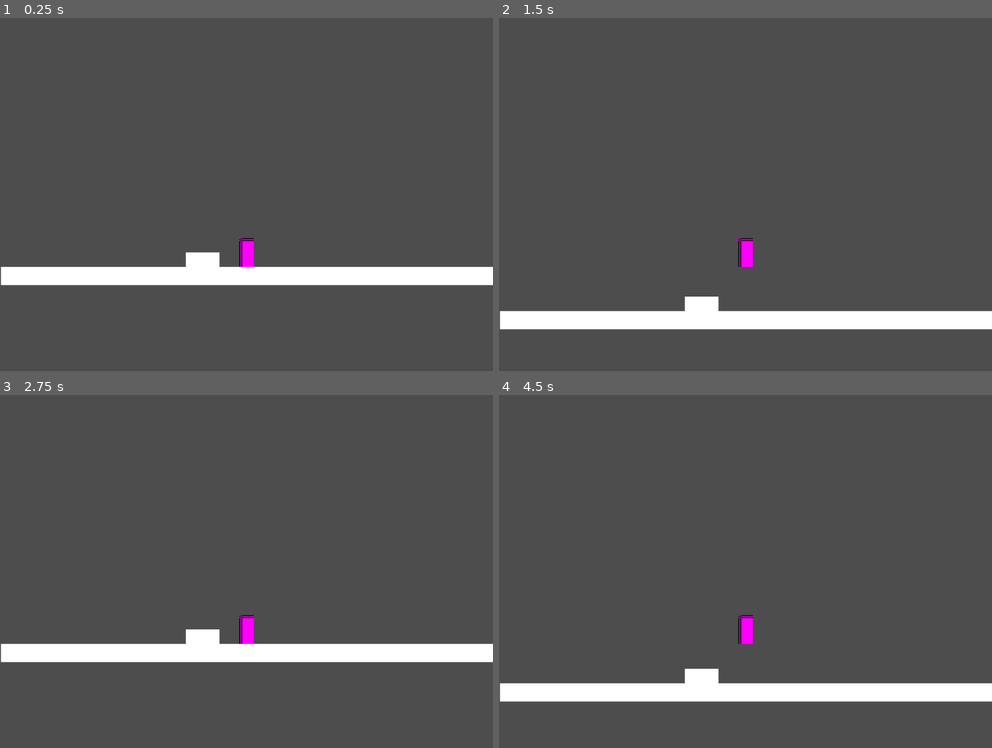
Above: before the commit, frames 1-4 (two rows, left to right).
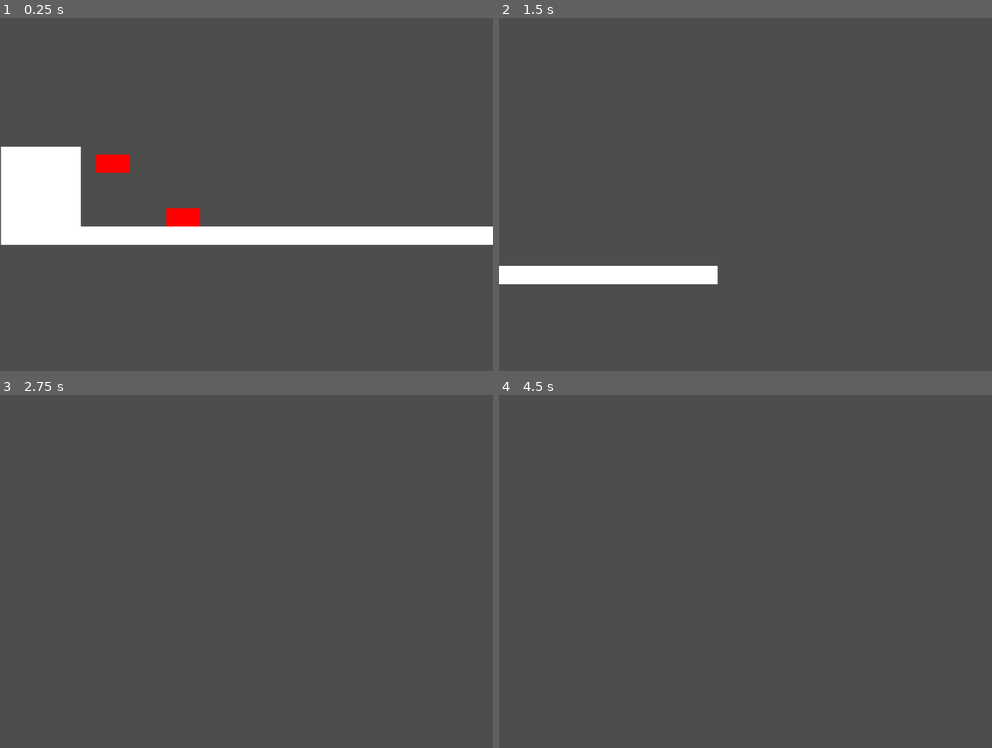
Above: after the commit, the same moments.

Repository: GildedBirch/hollow-santa
Game: Godot game, scene res://_meta/main/main.tscn
Same seed, same stepped clock (60 frames per second), same inputs: the game is played once before the commit and once after it.
Inputs:
- Up to frame 1 (0.25 s): no input
- Up to frame 2 (1.5 s): tap Enter (attack) at 0.5 s; hold Enter (attack) 0.53-1.28 s; hold D (right) from 0.53 s (still down); tap Space (jump, bound only after the commit) at 0.77, 0.8, 1.07, 1.35 s
- Up to frame 3 (2.75 s): tap Space (jump, bound only after the commit) at 1.52, 1.82, 2.3 s; tap Enter (attack) at 1.55 s; release D (right) at 2.03 s; hold A (left) from 2.03 s (still down); hold Enter (attack) from 2.03 s (still down)
- Up to frame 4 (4.5 s): tap Space (jump, bound only after the commit) at 2.75, 3.02, 3.32, 3.6, 3.77, 4.07 s; release A (left) at 2.78 s; release Enter (attack) at 2.78 s; hold D (right) 2.78-4.28 s; tap Enter (attack) at 2.85, 4.35 s; hold A (left) from 4.28 s (still down)

The runs differ from the first frame. In frame 1, 16% of the frame differs, in the area x 0-100%, y 36-76%; in frame 2, 8.2%; in frame 3, 5.9%; in frame 4, 5.9%.

Commit message:
SignalBus and player attack logic

Diff:
--- /dev/null
+++ b/_auto_load/signal_bus.gd
@@ -0,0 +1,9 @@
+extends Node
+
+
+var player: PlayerSignals = PlayerSignals.new()
+
+
+@warning_ignore_start("unused_signal")
+class PlayerSignals:
+	signal mana_gained(amount: int)
--- a/_components/attack/attack_component.gd
+++ b/_components/attack/attack_component.gd
@@ -1,6 +1,8 @@
 class_name AttackComponent
 extends Node
 
+
+signal hit_direction(dir: Vector2)
 
 enum AttackState {
 	IDLE,
@@ -14,16 +16,46 @@
 @export var right_area: Area2D
 
 var state: AttackState
+var target_top: Node2D = null
+var target_bottom: Node2D = null
+var target_left: Node2D = null
+var target_right: Node2D = null
 
 
-func _unhandled_key_input(event: InputEvent) -> void:
-	var hits: Array = []
-	if event.is_action_pressed(&"attack"):
-		if Input.is_action_pressed(&"up"):
-			hits = top_area.get_overlapping_bodies()
-		if Input.is_action_pressed(&"down"):
-			hits = bottom_area.get_overlapping_bodies()
-		if Input.is_action_pressed(&"left"):
-			hits = left_area.get_overlapping_bodies()
-		if Input.is_action_pressed(&"right"):
-			hits = right_area.get_overlapping_bodies()
+func _ready() -> void:
+	top_area.body_entered.connect(func(body: Node2D): target_top = body)
+	top_area.body_exited.connect(func(_body: Node2D): if top_area.get_overlapping_bodies().is_empty(): target_top = null)
+
+	bottom_area.body_entered.connect(func(body: Node2D): target_bottom = body)
+	bottom_area.body_exited.connect(func(_body: Node2D): if bottom_area.get_overlapping_bodies().is_empty(): target_bottom = null)
+
+	left_area.body_entered.connect(func(body: Node2D): target_left = body)
+	left_area.body_exited.connect(func(_body: Node2D): if left_area.get_overlapping_bodies().is_empty(): target_left = null)
+
+	right_area.body_entered.connect(func(body: Node2D): target_right = body)
+	right_area.body_exited.connect(func(_body: Node2D): if right_area.get_overlapping_bodies().is_empty(): target_right = null)
+
+
+func _unhandled_input(event: InputEvent) -> void:
+	if event.is_action_pressed(&"attack") and state == AttackState.IDLE:
+		var hit: Node2D = null
+		state = AttackState.ATTACKING
+		if Input.is_action_pressed(&"up") and target_top:
+			hit = target_top
+			if hit: hit_direction.emit(Vector2.UP)
+
+		if Input.is_action_pressed(&"down") and target_bottom:
+			hit = target_bottom
+			if hit: hit_direction.emit(Vector2.DOWN)
+
+		if Input.is_action_pressed(&"left") and target_left:
+			hit = target_left
+			if hit: hit_direction.emit(Vector2.LEFT)
+
+		if Input.is_action_pressed(&"right") and target_right:
+			hit = target_right
+			if hit: hit_direction.emit(Vector2.RIGHT)
+		state = AttackState.IDLE
+
+		if hit:
+			hit.take_damage(damage)
--- a/_meta/game_world/game_world.tscn
+++ b/_meta/game_world/game_world.tscn
@@ -1,9 +1,23 @@
-[gd_scene load_steps=3 format=3 uid="uid://btsm3ijw4prfp"]
+[gd_scene load_steps=6 format=3 uid="uid://btsm3ijw4prfp"]
 
 [ext_resource type="PackedScene" uid="uid://dhx1mamjvmf0r" path="res://player/player.tscn" id="1_v4005"]
 
 [sub_resource type="RectangleShape2D" id="RectangleShape2D_p7jxe"]
 size = Vector2(511, 19)
+
+[sub_resource type="RectangleShape2D" id="RectangleShape2D_ahg4f"]
+size = Vector2(83, 83)
+
+[sub_resource type="GDScript" id="GDScript_v4005"]
+script/source = "extends StaticBody2D
+
+
+func take_damage(_damage: int) -> void:
+	pass
+"
+
+[sub_resource type="RectangleShape2D" id="RectangleShape2D_v4005"]
+size = Vector2(35, 19)
 
 [node name="GameWorld" type="Node"]
 
@@ -20,11 +34,50 @@
 offset_right = 501.0
 offset_bottom = 9.0
 
-[node name="ColorRect2" type="ColorRect" parent="StaticBody2D"]
-offset_left = 182.0
-offset_top = -25.0
-offset_right = 217.0
-offset_bottom = -6.0
+[node name="StaticBody2D2" type="StaticBody2D" parent="."]
+position = Vector2(254, 493)
+
+[node name="CollisionShape2D" type="CollisionShape2D" parent="StaticBody2D2"]
+position = Vector2(31.5, -24.5)
+shape = SubResource("RectangleShape2D_ahg4f")
+
+[node name="ColorRect" type="ColorRect" parent="StaticBody2D2"]
+offset_left = -10.0
+offset_top = -66.0
+offset_right = 73.0
+offset_bottom = 17.0
+
+[node name="ColorRect2" type="ColorRect" parent="."]
+offset_left = 416.0
+offset_top = 491.0
+offset_right = 451.0
+offset_bottom = 510.0
+color = Color(1, 0, 0, 1)
+
+[node name="StaticBody2D" type="StaticBody2D" parent="ColorRect2"]
+collision_layer = 4
+collision_mask = 4
+script = SubResource("GDScript_v4005")
+
+[node name="CollisionShape2D" type="CollisionShape2D" parent="ColorRect2/StaticBody2D"]
+position = Vector2(17.5, 9.5)
+shape = SubResource("RectangleShape2D_v4005")
+
+[node name="ColorRect3" type="ColorRect" parent="."]
+offset_left = 343.0
+offset_top = 435.0
+offset_right = 378.0
+offset_bottom = 454.0
+color = Color(1, 0, 0, 1)
+
+[node name="StaticBody2D" type="StaticBody2D" parent="ColorRect3"]
+collision_layer = 4
+collision_mask = 4
+script = SubResource("GDScript_v4005")
+
+[node name="CollisionShape2D" type="CollisionShape2D" parent="ColorRect3/StaticBody2D"]
+position = Vector2(17.5, 9.5)
+shape = SubResource("RectangleShape2D_v4005")
 
 [node name="Player" parent="." instance=ExtResource("1_v4005")]
 position = Vector2(499, 497)
--- a/player/player.gd
+++ b/player/player.gd
@@ -1,25 +1,31 @@
+class_name Player
 extends CharacterBody2D
 
 
 const SPEED = 300.0
 const JUMP_VELOCITY = -400.0
+@onready var attack_component: AttackComponent = %AttackComponent
+
+
+func _ready() -> void:
+	attack_component.hit_direction.connect(_on_body_hit)
 
 
 func _physics_process(delta: float) -> void:
-	# Add the gravity.
 	if not is_on_floor():
 		velocity += get_gravity() * delta
 
-	# Handle jump.
-	if Input.is_action_just_pressed("ui_accept") and is_on_floor():
+	if Input.is_action_just_pressed("jump") and is_on_floor():
 		velocity.y = JUMP_VELOCITY
 
-	# Get the input direction and handle the movement/deceleration.
-	# As good practice, you should replace UI actions with custom gameplay actions.
-	var direction := Input.get_axis("ui_left", "ui_right")
+	var direction := Input.get_axis("left", "right")
 	if direction:
-		velocity.x = direction * SPEED
+		velocity.x =+ direction * SPEED
 	else:
-		velocity.x = move_toward(velocity.x, 0, SPEED)
+		velocity.x = move_toward(velocity.x, 0, 20)
 
 	move_and_slide()
+
+
+func _on_body_hit(dir: Vector2) -> void:
+	velocity = -dir * 450.0
--- a/player/player.tscn
+++ b/player/player.tscn
@@ -1,11 +1,18 @@
-[gd_scene load_steps=4 format=3 uid="uid://dhx1mamjvmf0r"]
+[gd_scene load_steps=7 format=3 uid="uid://dhx1mamjvmf0r"]
 
 [ext_resource type="Script" uid="uid://orik5ggmny4b" path="res://player/player.gd" id="1_oul6g"]
+[ext_resource type="PackedScene" uid="uid://hjrpjmji3sj7" path="res://_components/attack/attack_component.tscn" id="2_rkbax"]
 
 [sub_resource type="CapsuleShape2D" id="CapsuleShape2D_rkbax"]
 
 [sub_resource type="PlaceholderTexture2D" id="PlaceholderTexture2D_g1dw6"]
 size = Vector2(15, 30)
+
+[sub_resource type="RectangleShape2D" id="RectangleShape2D_oul6g"]
+size = Vector2(18, 34)
+
+[sub_resource type="RectangleShape2D" id="RectangleShape2D_rkbax"]
+size = Vector2(36, 20)
 
 [node name="Player" type="CharacterBody2D"]
 script = ExtResource("1_oul6g")
@@ -15,9 +22,56 @@
 shape = SubResource("CapsuleShape2D_rkbax")
 
 [node name="Sprite2D" type="Sprite2D" parent="."]
+visible = false
 position = Vector2(0, -15)
 texture = SubResource("PlaceholderTexture2D_g1dw6")
 
 [node name="Camera2D" type="Camera2D" parent="."]
-position = Vector2(0, -67)
+position = Vector2(0, -25)
 zoom = Vector2(2, 2)
+
+[node name="AttackComponent" parent="." node_paths=PackedStringArray("top_area", "bottom_area", "left_area", "right_area") instance=ExtResource("2_rkbax")]
+unique_name_in_owner = true
+top_area = NodePath("../HitAreas/TopArea")
+bottom_area = NodePath("../HitAreas/BottomArea")
+left_area = NodePath("../HitAreas/LeftArea")
+right_area = NodePath("../HitAreas/RightArea")
+
+[node name="HitAreas" type="Node2D" parent="."]
+
+[node name="TopArea" type="Area2D" parent="HitAreas"]
+position = Vector2(0, -48)
+collision_layer = 4
+collision_mask = 4
+input_pickable = false
+
+[node name="CollisionShape2D" type="CollisionShape2D" parent="HitAreas/TopArea"]
+shape = SubResource("RectangleShape2D_oul6g")
+
+[node name="BottomArea" type="Area2D" parent="HitAreas"]
+position = Vector2(0, 11)
+collision_layer = 4
+collision_mask = 4
+input_pickable = false
+
+[node name="CollisionShape2D" type="CollisionShape2D" parent="HitAreas/BottomArea"]
+position = Vector2(0, 7)
+shape = SubResource("RectangleShape2D_oul6g")
+
+[node name="LeftArea" type="Area2D" parent="HitAreas"]
+position = Vector2(-29, -15)
+collision_layer = 4
+collision_mask = 4
+input_pickable = false
+
+[node name="CollisionShape2D" type="CollisionShape2D" parent="HitAreas/LeftArea"]
+shape = SubResource("RectangleShape2D_rkbax")
+
+[node name="RightArea" type="Area2D" parent="HitAreas"]
+position = Vector2(29, -15)
+collision_layer = 4
+collision_mask = 4
+input_pickable = false
+
+[node name="CollisionShape2D" type="CollisionShape2D" parent="HitAreas/RightArea"]
+shape = SubResource("RectangleShape2D_rkbax")
--- a/project.godot
+++ b/project.godot
@@ -15,6 +15,10 @@
 run/main_scene="uid://bf8okmeiwy4f6"
 config/features=PackedStringArray("4.5", "GL Compatibility")
 config/icon="res://_assets/icons/icon.svg"
+
+[autoload]
+
+SignalBus="*res://_auto_load/signal_bus.gd"
 
 [display]
 
@@ -36,26 +40,37 @@
 up={
 "deadzone": 0.2,
 "events": [Object(InputEventKey,"resource_local_to_scene":false,"resource_name":"","device":-1,"window_id":0,"alt_press …(192 unchanged characters)…
+, Object(InputEventJoypadMotion,"resource_local_to_scene":false,"resource_name":"","device":-1,"axis":1,"axis_value":-1.0,"script":null)
 ]
 }
 down={
 "deadzone": 0.2,
 "events": [Object(InputEventKey,"resource_local_to_scene":false,"resource_name":"","device":-1,"window_id":0,"alt_press …(192 unchanged characters)…
+, Object(InputEventJoypadMotion,"resource_local_to_scene":false,"resource_name":"","device":-1,"axis":1,"axis_value":1.0,"script":null)
 ]
 }
 left={
 "deadzone": 0.2,
 "events": [Object(InputEventKey,"resource_local_to_scene":false,"resource_name":"","device":-1,"window_id":0,"alt_press …(191 unchanged characters)…
+, Object(InputEventJoypadMotion,"resource_local_to_scene":false,"resource_name":"","device":-1,"axis":0,"axis_value":-1.0,"script":null)
 ]
 }
 right={
 "deadzone": 0.2,
 "events": [Object(InputEventKey,"resource_local_to_scene":false,"resource_name":"","device":-1,"window_id":0,"alt_press …(192 unchanged characters)…
+, Object(InputEventJoypadMotion,"resource_local_to_scene":false,"resource_name":"","device":-1,"axis":0,"axis_value":1.0,"script":null)
 ]
 }
 attack={
 "deadzone": 0.2,
 "events": [Object(InputEventKey,"resource_local_to_scene":false,"resource_name":"","device":-1,"window_id":0,"alt_press …(195 unchanged characters)…
+, Object(InputEventJoypadButton,"resource_local_to_scene":false,"resource_name":"","device":-1,"button_index":2,"pressure":0.0,"pressed":false,"script":null)
+]
+}
+jump={
+"deadzone": 0.2,
+"events": [Object(InputEventKey,"resource_local_to_scene":false,"resource_name":"","device":-1,"window_id":0,"alt_pressed":false,"shift_pressed":false,"ctrl_pressed":false,"meta_pressed":false,"pressed":false,"keycode":0,"physical_keycode":32,"key_label":0,"unicode":32,"location":0,"echo":false,"script":null)
+, Object(InputEventJoypadButton,"resource_local_to_scene":false,"resource_name":"","device":-1,"button_index":0,"pressure":0.0,"pressed":false,"script":null)
 ]
 }
 
Not shown, added: _auto_load/signal_bus.gd.uid
